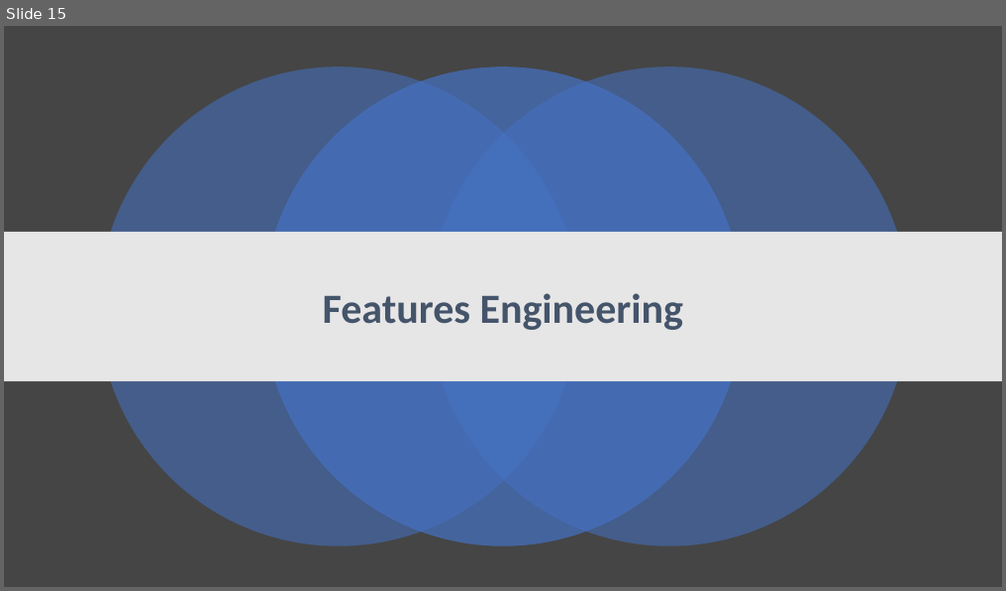
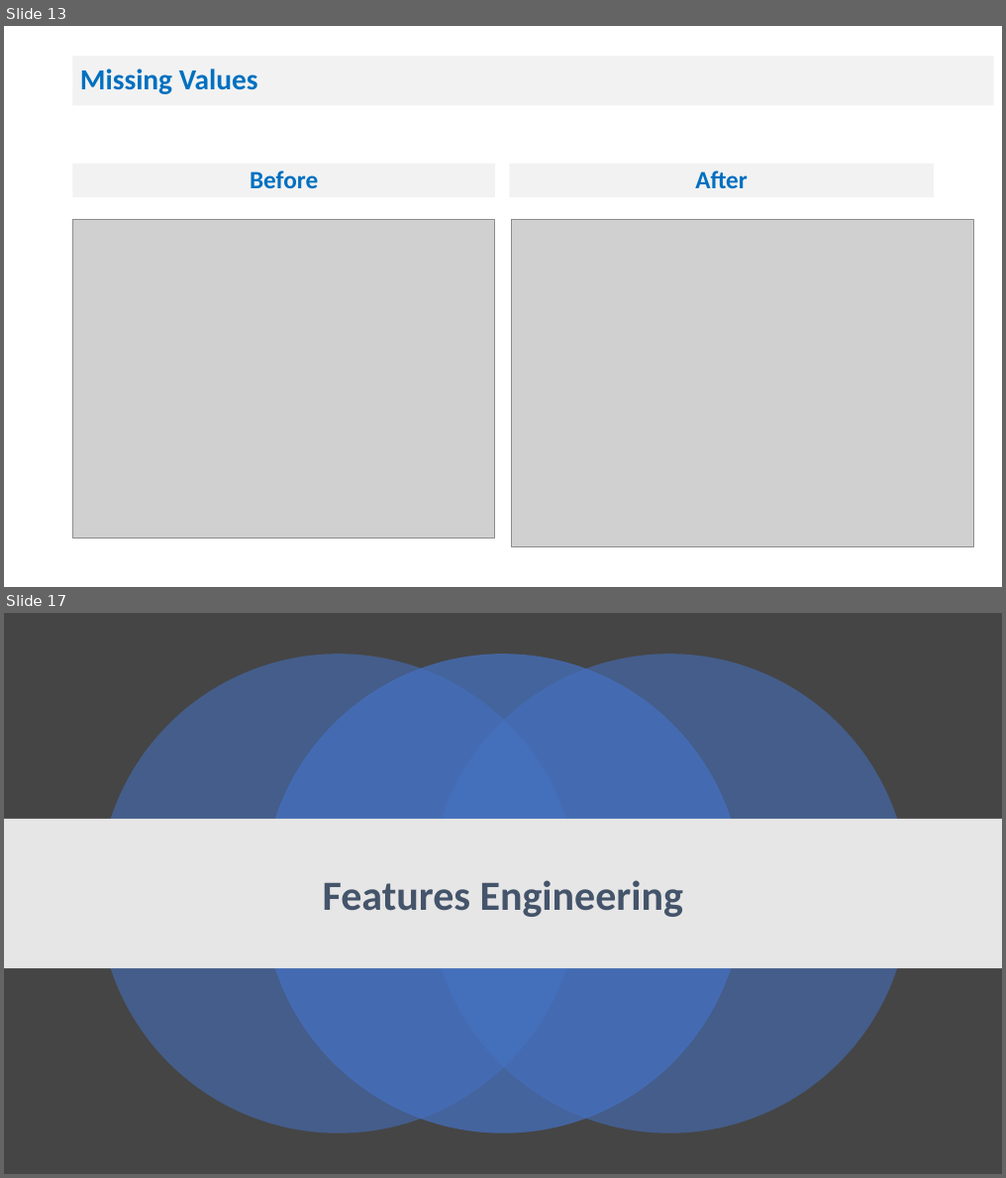
Before and after one commit to manasagodkhindi/AmesHousingPrediction, a slide deck: HousingPricesPresentations.pptx. Shown one above the other, each under a label of ours: slide 15 before the commit, slides 13 and 17 after it; the slides between them are not shown. The pictures are 1006x591 and 1006x1178 pixels, drawn with LibreOffice and Linux fonts; fonts in the diff are those of the drawing; grey boxes stand for pictures. Boxes give left, top, right and bottom in pixels: in the first picture for what was removed or moved away, otherwise in the second. Text is boxed around its words. In the diff, an @@ line names an element or a change of style, - is before the commit and + after.

```diff
--- a/HousingPricesPresentations.pptx
+++ b/HousingPricesPresentations.pptx
@@ slide 13 added at (4,26,1002,587), background #FFFFFF @@
@@ title added at (73,56,994,105), fill #F2F2F2, 28 pt, text #0070C0, bold @@
+Missing Values
@@ text added at (73,164,495,197), fill #F2F2F2, 24 pt, text #0070C0, bold @@
+Before
@@ text added at (509,164,934,197), fill #F2F2F2, 24 pt, text #0070C0, bold @@
+After
@@ picture added at (73,219,495,538) @@
@@ picture added at (511,219,973,547) @@
@@ what was slide 15 is now slide 17 @@
```
Also in this commit, not shown: 6 slides changed, 11 other slides added, 4 slides removed.
